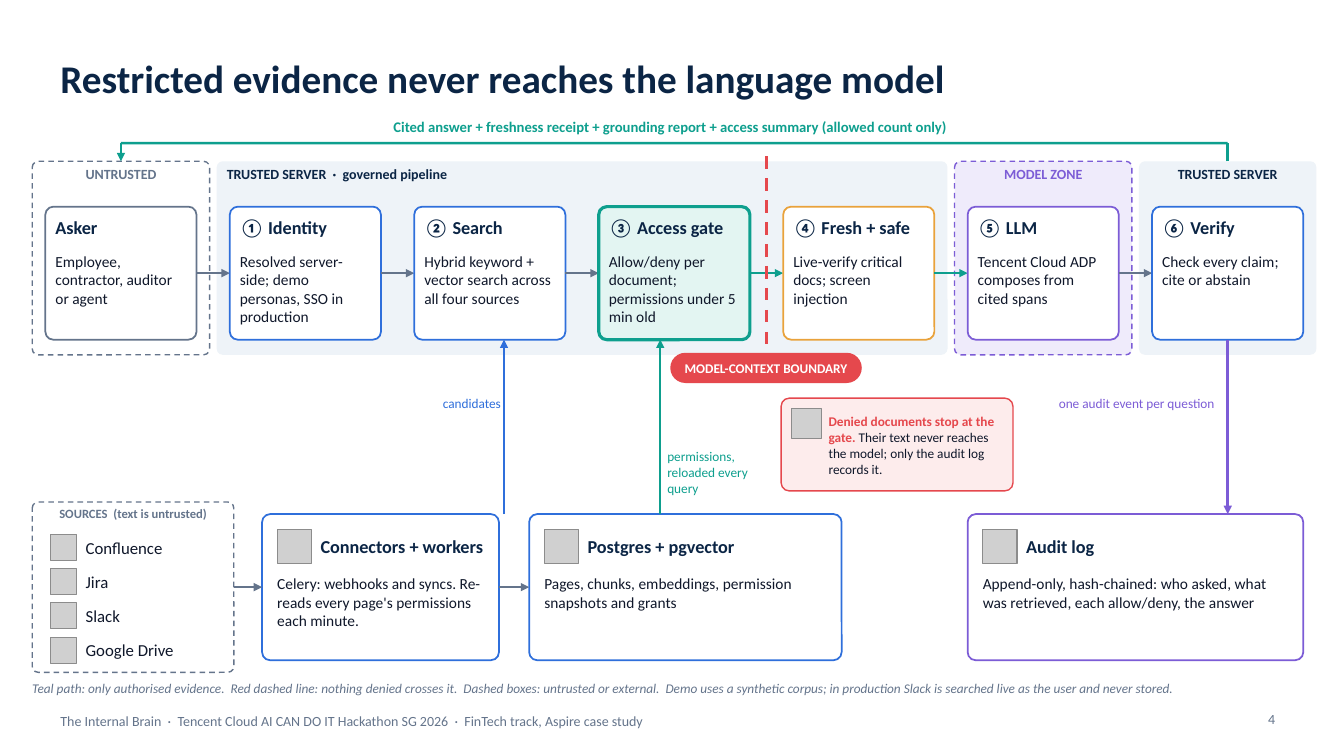
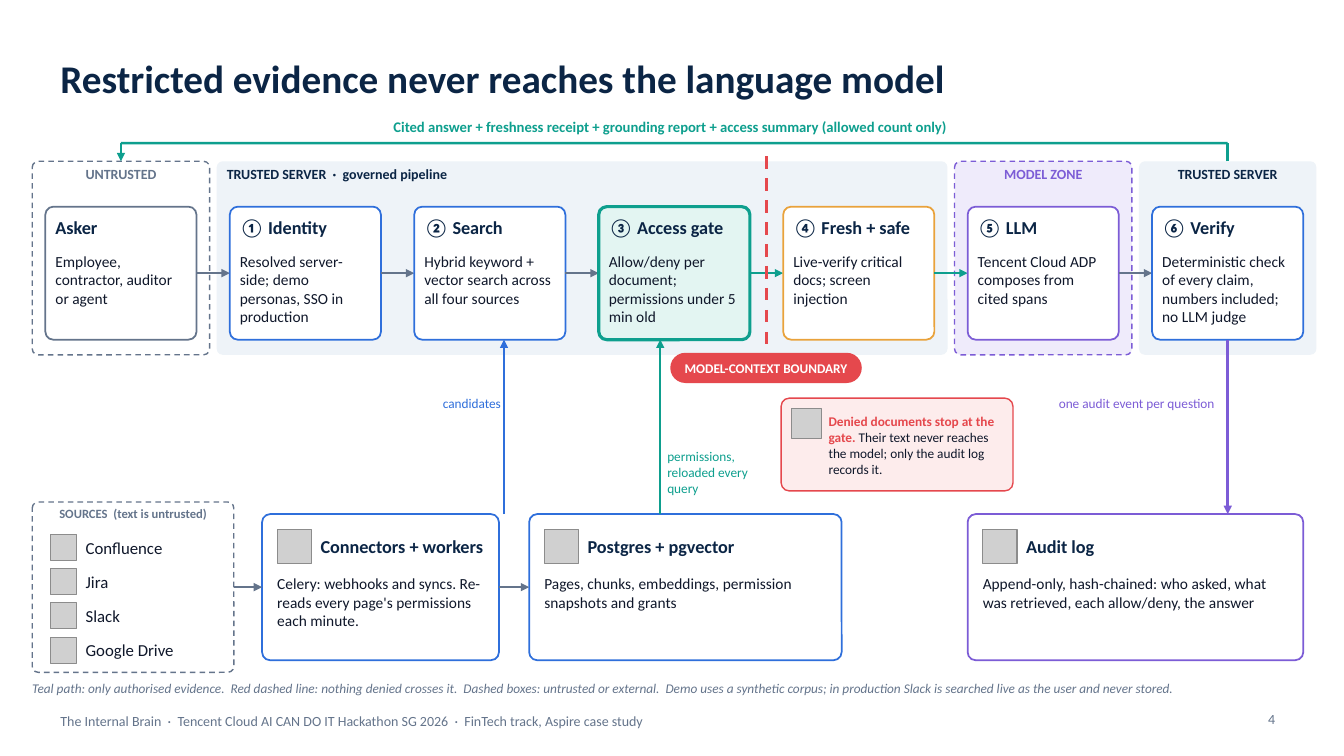
Before and after one commit to pavan2184/tencent-hack, a slide deck: slide 4 of docs/presentations/internal-brain-architecture.pptx. Drawn at 1344x756 pixels with LibreOffice and Linux fonts; fonts in the diff are those of the drawing; grey boxes stand for pictures. Boxes give left, top, right and bottom in pixels: in the first picture for what was removed or moved away, otherwise in the second. Text is boxed around its words. In the diff, an @@ line names an element or a change of style, - is before the commit and + after.

```diff
--- a/docs/presentations/internal-brain-architecture.pptx
+++ b/docs/presentations/internal-brain-architecture.pptx
@@ text at [1162, 256, 1285, 325]: text changed @@
-Check every claim; cite or abstain
+Deterministic check of every claim, numbers included; no LLM judge
```
Also in this commit, not shown: 2 other slides changed, 1 other file.
